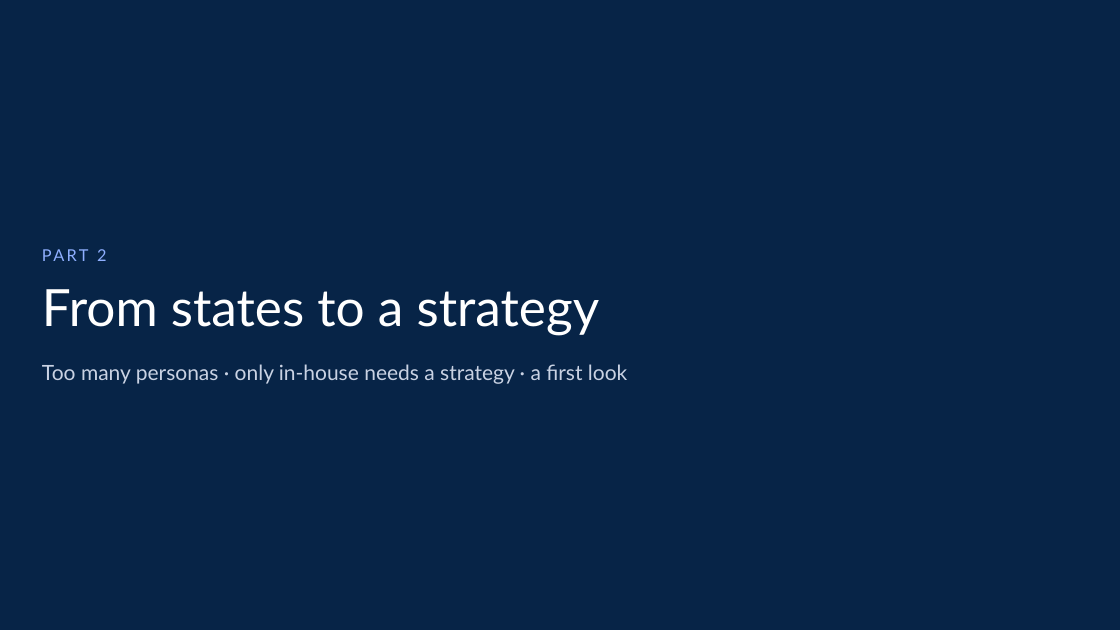
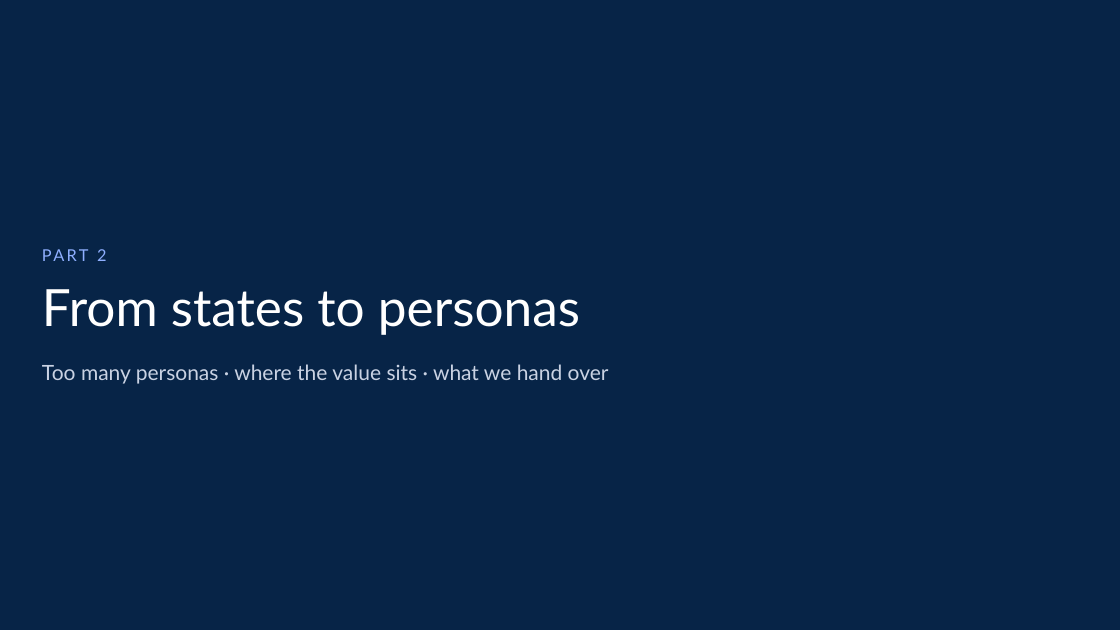
Before and after one commit to balsapka/Collections, a slide deck: slide 12 of docs/presentation/grr_persona_deck/grr_persona_deck.pptx. Drawn at 1120x630 pixels with LibreOffice and Linux fonts; fonts in the diff are those of the drawing. Boxes give left, top, right and bottom in pixels: in the first picture for what was removed or moved away, otherwise in the second. Text is boxed around its words. In the diff, an @@ line names an element or a change of style, - is before the commit and + after.

```diff
--- a/docs/presentation/grr_persona_deck/grr_persona_deck.pptx
+++ b/docs/presentation/grr_persona_deck/grr_persona_deck.pptx
@@ text at <box>42,289,580,335</box>: text changed @@
-From states to a strategy
+From states to personas
@@ text at <box>42,364,609,384</box>: text changed @@
-Too many personas · only in-house needs a strategy · a first look
+Too many personas · where the value sits · what we hand over
```
Also in this commit, not shown: 14 other slides changed, 4 slides added, 24 other files.
